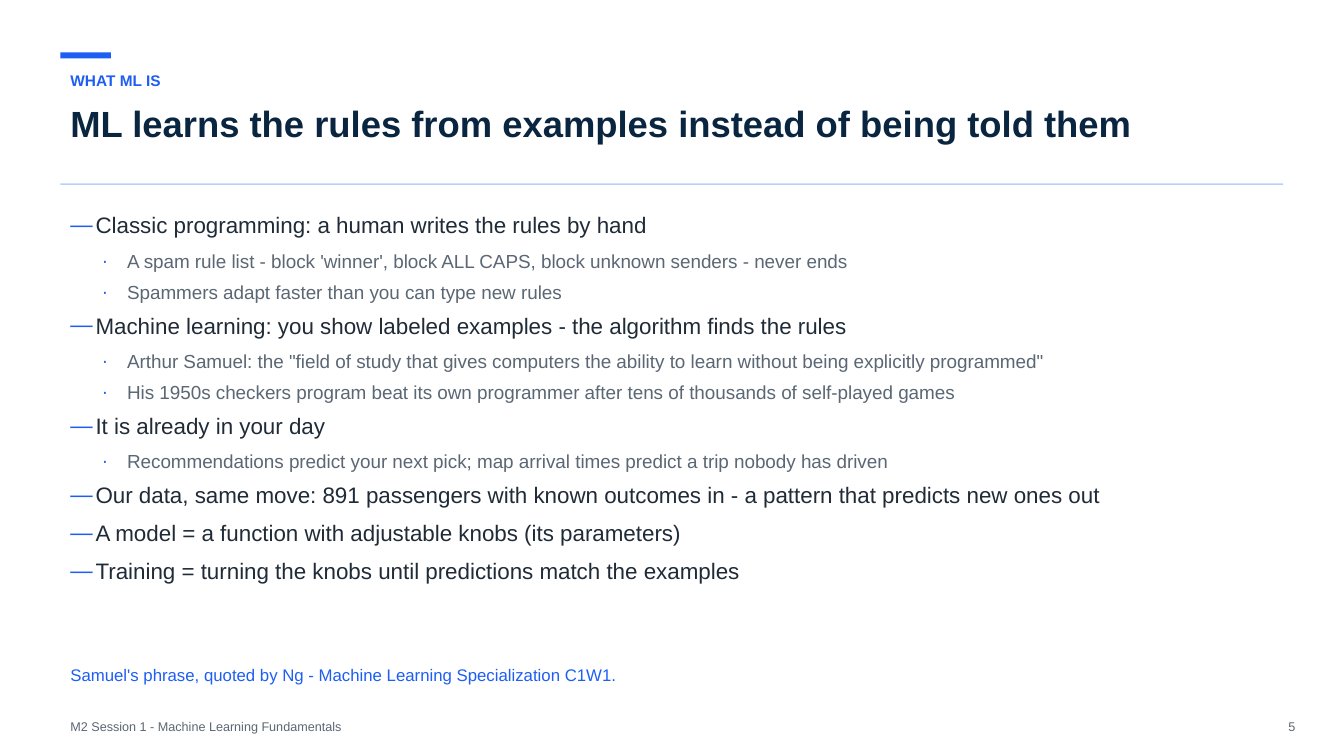
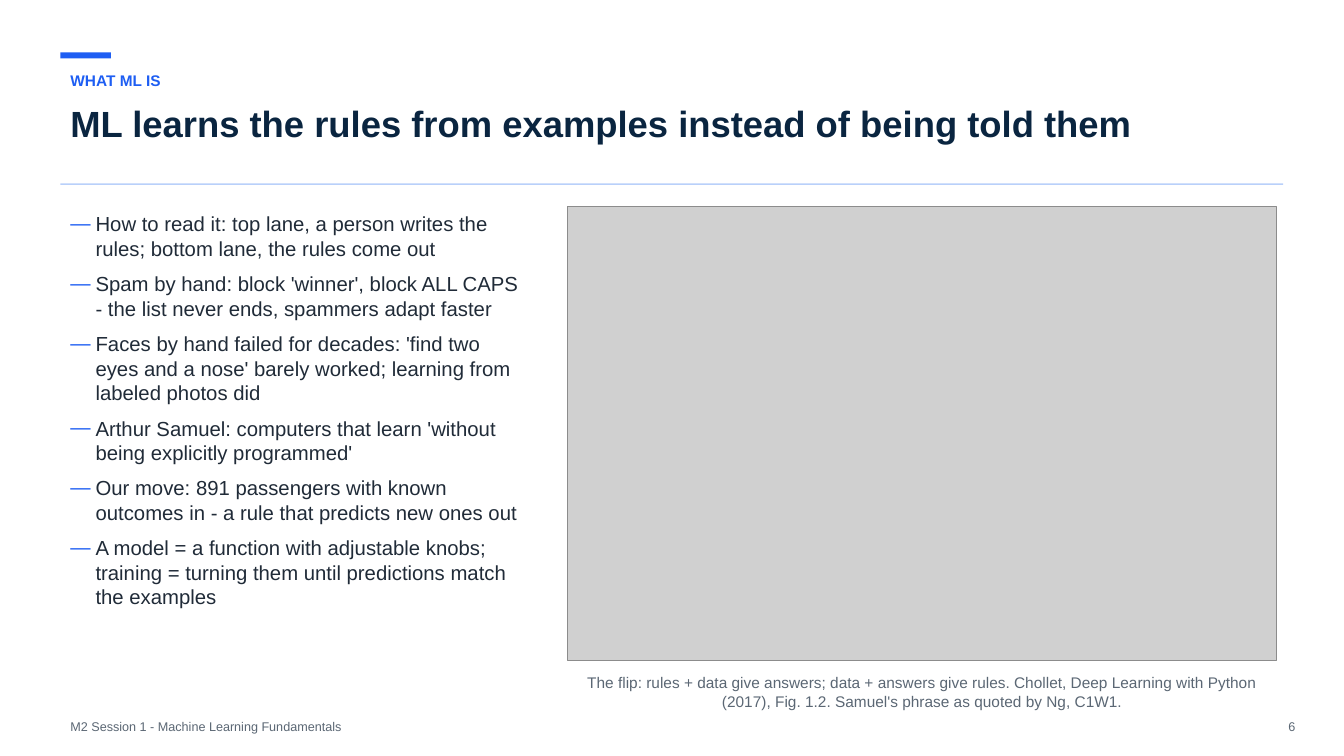
Before and after one commit to koenossendrijver/fontys-tech-exercises, a slide deck: slide 6 of presentations/m2-session-1-machine-learning-fundamentals.pptx (slide 5 before the commit). Drawn at 1344x756 pixels with LibreOffice and Linux fonts; fonts in the diff are those of the drawing; grey boxes stand for pictures. Boxes give left, top, right and bottom in pixels: in the first picture for what was removed or moved away, otherwise in the second. Text is boxed around its words. In the diff, an @@ line names an element or a change of style, - is before the commit and + after.

```diff
--- a/presentations/m2-session-1-machine-learning-fundamentals.pptx
+++ b/presentations/m2-session-1-machine-learning-fundamentals.pptx
@@ picture added at bbox=[568, 207, 1277, 660] @@
@@ text at bbox=[96, 216, 518, 609]: text changed; size 13.5 to 14.5 pt; text colour #5B6774 to #202B38 @@
-— Classic programming: a human writes the rules by hand
-  · A spam rule list - block 'winner', block ALL CAPS, block unknown senders - never ends
-  · Spammers adapt faster than you can type new rules
-— Machine learning: you show labeled examples - the algorithm finds the rules
-  · Arthur Samuel: the "field of study that gives computers the ability to learn without being explicitly programmed"
-  · His 1950s checkers program beat its own programmer after tens of thousands of self-played games
-— It is already in your day
-  · Recommendations predict your next pick; map arrival times predict a trip nobody has driven
-— Our data, same move: 891 passengers with known outcomes in - a pattern that predicts new ones out
-— A model = a function with adjustable knobs (its parameters)
-— Training = turning the knobs until predictions match the examples
+— How to read it: top lane, a person writes the rules; bottom lane, the rules come out
+— Spam by hand: block 'winner', block ALL CAPS - the list never ends, spammers adapt faster
+— Faces by hand failed for decades: 'find two eyes and a nose' barely worked; learning from labeled photos did
+— Arthur Samuel: computers that learn 'without being explicitly programmed'
+— Our move: 891 passengers with known outcomes in - a rule that predicts new ones out
+— A model = a function with adjustable knobs; training = turning them until predictions match the examples
@@ text removed at bbox=[70, 669, 616, 685] @@
-Samuel's phrase, quoted by Ng - Machine Learning Specialization C1W1.
@@ text added at bbox=[587, 677, 1256, 710], 11 pt, text #5B6774 @@
+The flip: rules + data give answers; data + answers give rules. Chollet, Deep Learning with Python (2017), Fig. 1.2. Samuel's phrase as quoted by Ng, C1W1.
```
Also in this commit, not shown: 16 other slides changed, 4 slides added, 4 other files.
